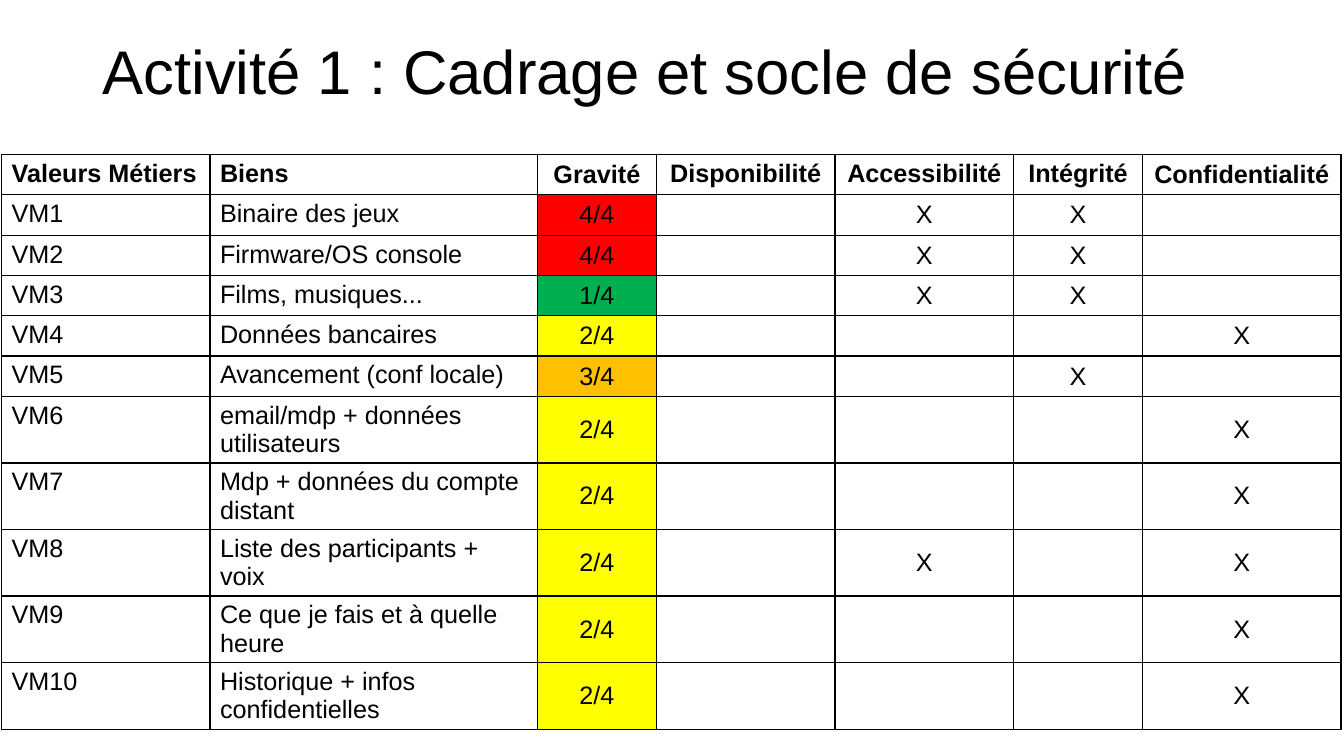
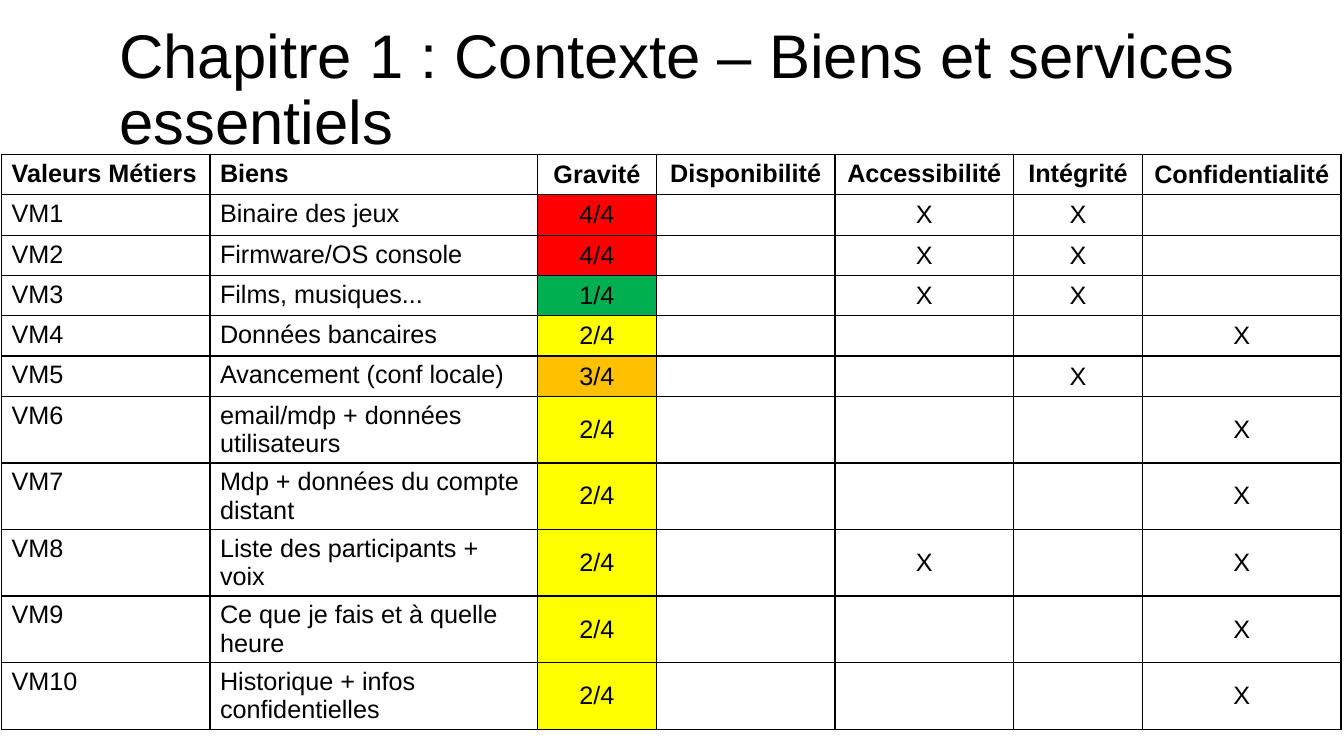
Before and after one commit to theox33/Securite_SE, a slide deck: slide 3 of Exercice PS4/Atelier 1/Diaporama.pptx. Drawn at 1344x756 pixels with LibreOffice and Linux fonts; fonts in the diff are those of the drawing. Boxes give left, top, right and bottom in pixels: in the first picture for what was removed or moved away, otherwise in the second. Text is boxed around its words. In the diff, an @@ line names an element or a change of style, - is before the commit and + after.

```diff
--- a/Exercice PS4/Atelier 1/Diaporama.pptx
+++ b/Exercice PS4/Atelier 1/Diaporama.pptx
@@ title removed at (102, 48, 1187, 106) @@
-Activité 1 : Cadrage et socle de sécurité
@@ text added at (119, 33, 1235, 156), 44 pt, text #000000 @@
+Chapitre 1 : Contexte – Biens et services essentiels
```
Also in this commit, not shown: 2 other slides changed, 7 slides added, 2 slides removed, 1 other file.
